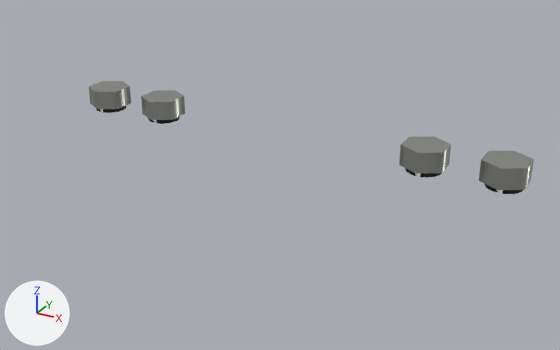
What one commit did to the glTF model porsche-911sc-engine/parts/airbox-strut-nuts.glb.
One viewpoint serves both versions: a 50 mm lens placed at (113.4, -238.3, 358.2), pointed at (-0.6, -31.1, 254.6). Arrows for +X, +Y and +Z are at lower left; the lights stay in place. The picture after the commit comes second.
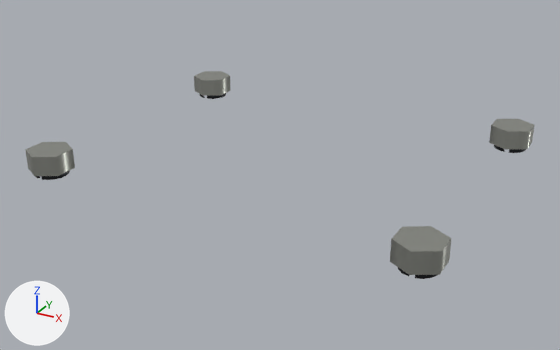
What differs and where, as boxes (x1, y1, x2, y2) in the pictures (560 x 350 px):
```json
{"object": "Mesh_1.003", "change": "moved", "before": [479, 151, 534, 190], "after": [390, 226, 452, 275]}
{"object": "Mesh_1.002", "change": "moved", "before": [399, 136, 451, 173], "after": [25, 142, 75, 176]}
{"object": "Mesh_1.001", "change": "moved", "before": [141, 90, 185, 120], "after": [489, 119, 534, 149]}
{"object": "Mesh_1", "change": "moved", "before": [89, 81, 131, 109], "after": [194, 71, 231, 96]}
{"object": "Mesh_0.002", "change": "moved", "before": [405, 168, 442, 178], "after": [35, 170, 70, 180], "on screen": "mostly hidden"}
{"object": "Mesh_0.003", "change": "moved", "before": [484, 183, 523, 194], "after": [398, 268, 437, 279], "on screen": "mostly hidden"}
{"object": "Mesh_0.001", "change": "moved", "before": [148, 117, 180, 124], "after": [494, 145, 526, 153]}
{"object": "Mesh_0", "change": "moved", "before": [96, 106, 126, 113], "after": [200, 93, 226, 99]}
```

Scene script edits in JSON lines:
```json
{"op": "set", "path": "ob_mesh_0.location", "old": "(-72.0, -29.97, 266.9)", "new": "(-62.0, 22.03, 258.9)"}
{"op": "set", "path": "ob_mesh_0_001.location", "old": "(-48.0, -29.97, 266.9)", "new": "(62.0, 22.03, 258.9)"}
{"op": "set", "path": "ob_mesh_0_002.location", "old": "(48.0, -29.97, 266.9)", "new": "(-62.0, -71.97, 258.9)"}
{"op": "set", "path": "ob_mesh_0_003.location", "old": "(72.0, -29.97, 266.9)", "new": "(62.0, -71.97, 258.9)"}
{"op": "set", "path": "ob_mesh_1.location", "old": "(-72.0, -30.0, 271.0)", "new": "(-62.0, 22.0, 263.0)"}
{"op": "set", "path": "ob_mesh_1_001.location", "old": "(-48.0, -30.0, 271.0)", "new": "(62.0, 22.0, 263.0)"}
{"op": "set", "path": "ob_mesh_1_002.location", "old": "(48.0, -30.0, 271.0)", "new": "(-62.0, -72.0, 263.0)"}
{"op": "set", "path": "ob_mesh_1_003.location", "old": "(72.0, -30.0, 271.0)", "new": "(62.0, -72.0, 263.0)"}
```
